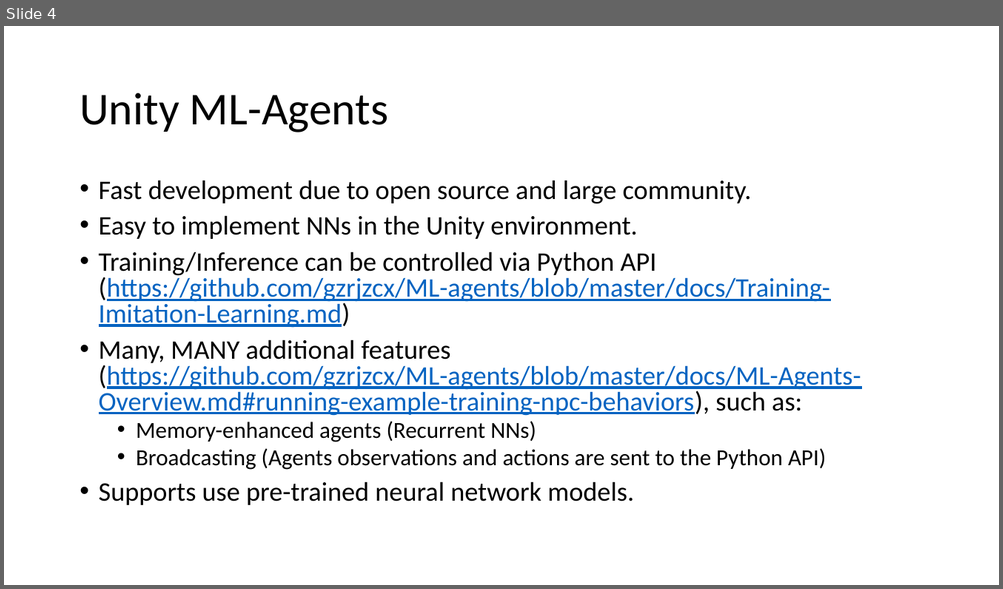
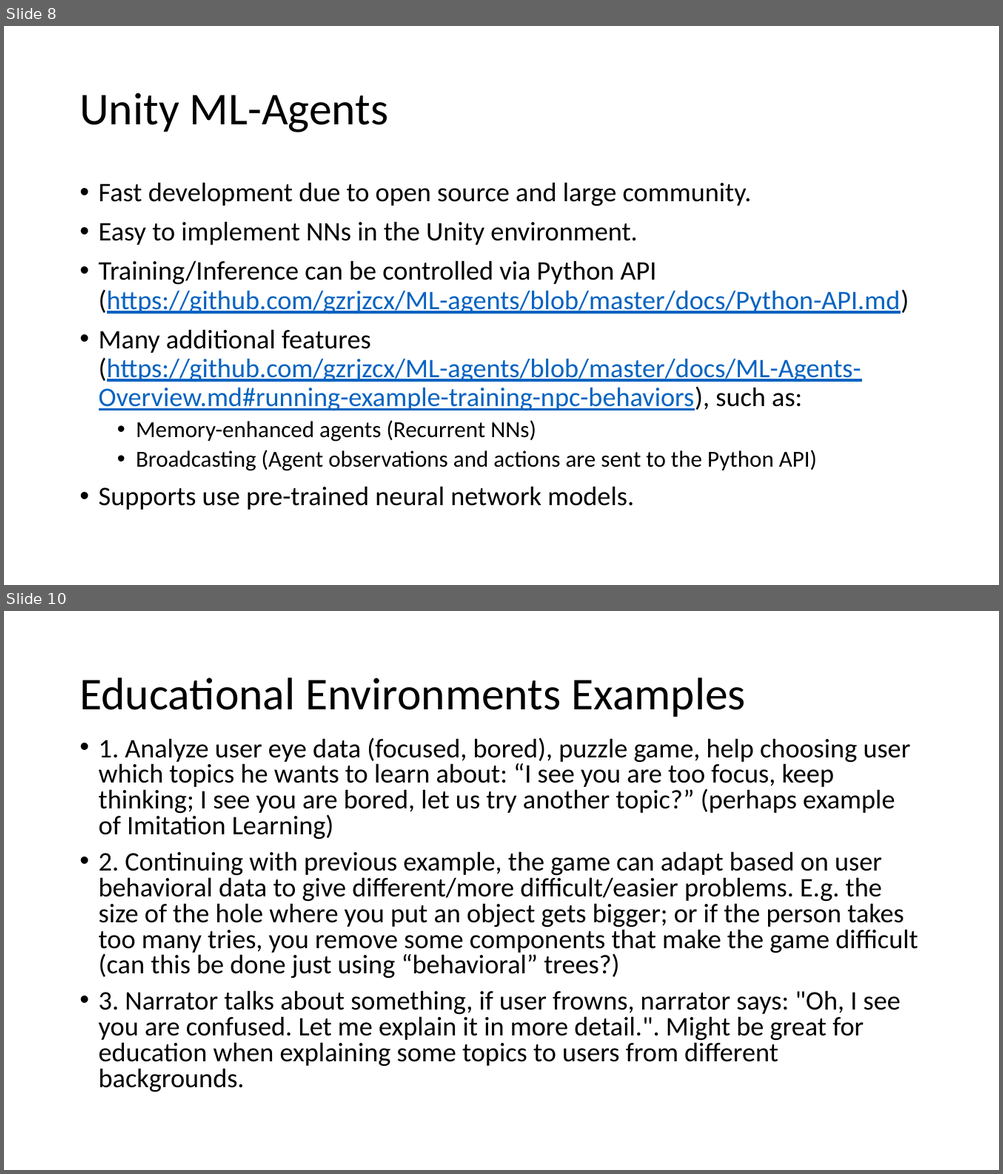
Before and after one commit to ztsv-av/xr_ml, a slide deck: unity-vs-unreal.pptx. Shown one above the other, each under a label of ours: slide 4 before the commit, slides 8 and 10 after it; the slides between them are not shown. The pictures are 1003x589 and 1003x1174 pixels, drawn with LibreOffice and Linux fonts; fonts in the diff are those of the drawing. Boxes give left, top, right and bottom in pixels: in the first picture for what was removed or moved away, otherwise in the second. Text is boxed around its words. In the diff, an @@ line names an element or a change of style, - is before the commit and + after.

```diff
--- a/unity-vs-unreal.pptx
+++ b/unity-vs-unreal.pptx
@@ slide 10 added at (4, 611, 999, 1170), background #FFFFFF @@
@@ title added at (79, 678, 745, 717), 44 pt, text #000000 @@
+Educational Environments Examples
@@ text added at (99, 738, 917, 1093), 25.9 pt, text #000000 @@
+• 1. Analyze user eye data (focused, bored), puzzle game, help choosing user which topics he wants to learn about: “I see you are too focus, keep thinking; I see you are bored, let us try another topic?” (perhaps example of Imitation Learning)
+• 2. Continuing with previous example, the game can adapt based on user behavioral data to give different/more difficult/easier problems. E.g. the size of the hole where you put an object gets bigger; or if the person takes too many tries, you remove some components that make the game difficult (can this be done just using “behavioral” trees?)
+• 3. Narrator talks about something, if user frowns, narrator says: "Oh, I see you are confused. Let me explain it in more detail.". Might be great for education when explaining some topics to users from different backgrounds.
@@ what was slide 4 is now slide 8 @@
@@ slide 8 changed as well @@
@@ text at (99, 182, 751, 510): line spacing 0.8 to 0.9 @@
@@ text at (99, 261, 909, 412): text changed @@
-• Training/Inference can be controlled via Python API (https://github.com/gzrjzcx/ML-agents/blob/master/docs/Training-Imitation-Learning.md)
-• Many, MANY additional features (https://github.com/gzrjzcx/ML-agents/blob/master/docs/ML-Agents-Overview.md#running-example-training-npc-behaviors), such as:
+• Training/Inference can be controlled via Python API (https://github.com/gzrjzcx/ML-agents/blob/master/docs/Python-API.md)
+• Many additional features (https://github.com/gzrjzcx/ML-agents/blob/master/docs/ML-Agents-Overview.md#running-example-training-npc-behaviors), such as:
@@ text at (136, 450, 817, 471): text changed @@
-  • Broadcasting (Agents observations and actions are sent to the Python API)
+  • Broadcasting (Agent observations and actions are sent to the Python API)
```
Also in this commit, not shown: 4 other slides changed, 5 other slides added.
